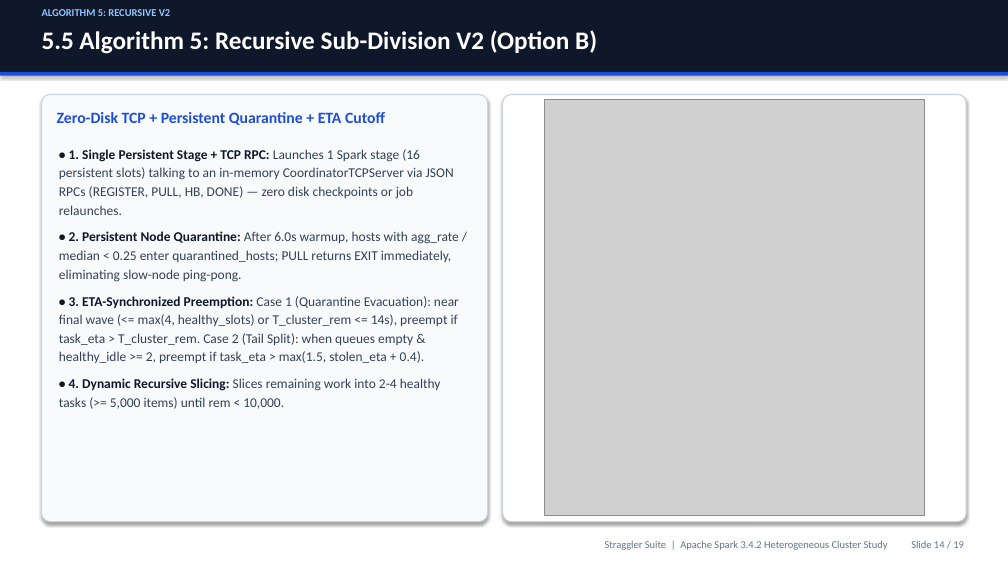
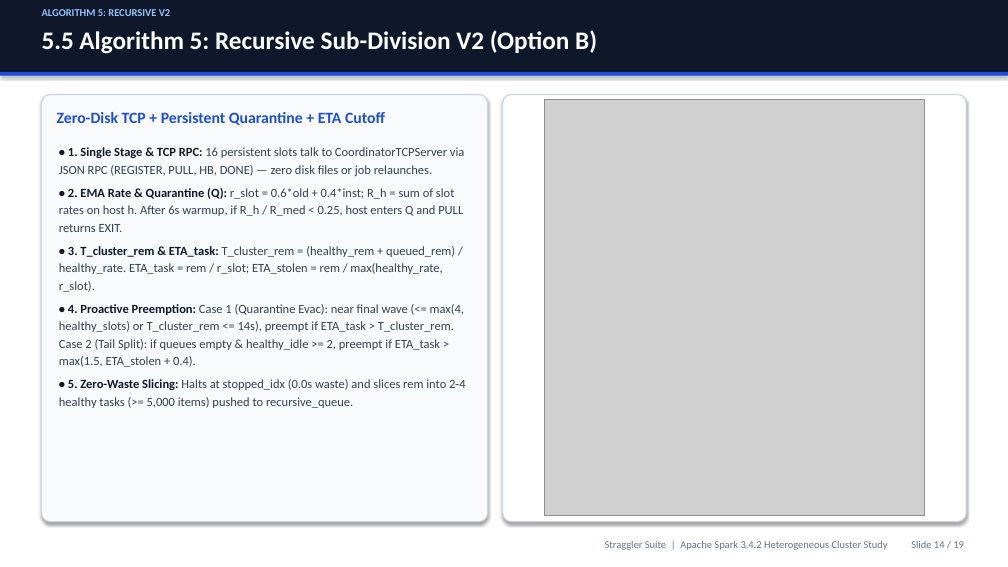
Before and after one commit to Gokulchinna/straggler-suite, a slide deck: slide 14 of Straggler_Suite_Presentation.pptx. Drawn at 1008x567 pixels with LibreOffice and Linux fonts; fonts in the diff are those of the drawing; grey boxes stand for pictures. Boxes give left, top, right and bottom in pixels: in the first picture for what was removed or moved away, otherwise in the second. Text is boxed around its words. In the diff, an @@ line names an element or a change of style, - is before the commit and + after.

```diff
--- a/Straggler_Suite_Presentation.pptx
+++ b/Straggler_Suite_Presentation.pptx
@@ text at bbox=[59, 147, 465, 408]: text changed; size 12.8 to 11.9 pt @@
-• 1. Single Persistent Stage + TCP RPC: Launches 1 Spark stage (16 persistent slots) talking to an in-memory CoordinatorTCPServer via JSON RPCs (REGISTER, PULL, HB, DONE) — zero disk checkpoints or job relaunches.
-• 2. Persistent Node Quarantine: After 6.0s warmup, hosts with agg_rate / median < 0.25 enter quarantined_hosts; PULL returns EXIT immediately, eliminating slow-node ping-pong.
-• 3. ETA-Synchronized Preemption: Case 1 (Quarantine Evacuation): near final wave (<= max(4, healthy_slots) or T_cluster_rem <= 14s), preempt if task_eta > T_cluster_rem. Case 2 (Tail Split): when queues empty & healthy_idle >= 2, preempt if task_eta > max(1.5, stolen_eta + 0.4).
-• 4. Dynamic Recursive Slicing: Slices remaining work into 2-4 healthy tasks (>= 5,000 items) until rem < 10,000.
+• 1. Single Stage & TCP RPC: 16 persistent slots talk to CoordinatorTCPServer via JSON RPC (REGISTER, PULL, HB, DONE) — zero disk files or job relaunches.
+• 2. EMA Rate & Quarantine (Q): r_slot = 0.6*old + 0.4*inst; R_h = sum of slot rates on host h. After 6s warmup, if R_h / R_med < 0.25, host enters Q and PULL returns EXIT.
+• 3. T_cluster_rem & ETA_task: T_cluster_rem = (healthy_rem + queued_rem) / healthy_rate. ETA_task = rem / r_slot; ETA_stolen = rem / max(healthy_rate, r_slot).
+• 4. Proactive Preemption: Case 1 (Quarantine Evac): near final wave (<= max(4, healthy_slots) or T_cluster_rem <= 14s), preempt if ETA_task > T_cluster_rem. Case 2 (Tail Split): if queues empty & healthy_idle >= 2, preempt if ETA_task > max(1.5, ETA_stolen + 0.4).
+• 5. Zero-Waste Slicing: Halts at stopped_idx (0.0s waste) and slices rem into 2-4 healthy tasks (>= 5,000 items) pushed to recursive_queue.
```
Also in this commit, not shown: 4 other slides changed.
